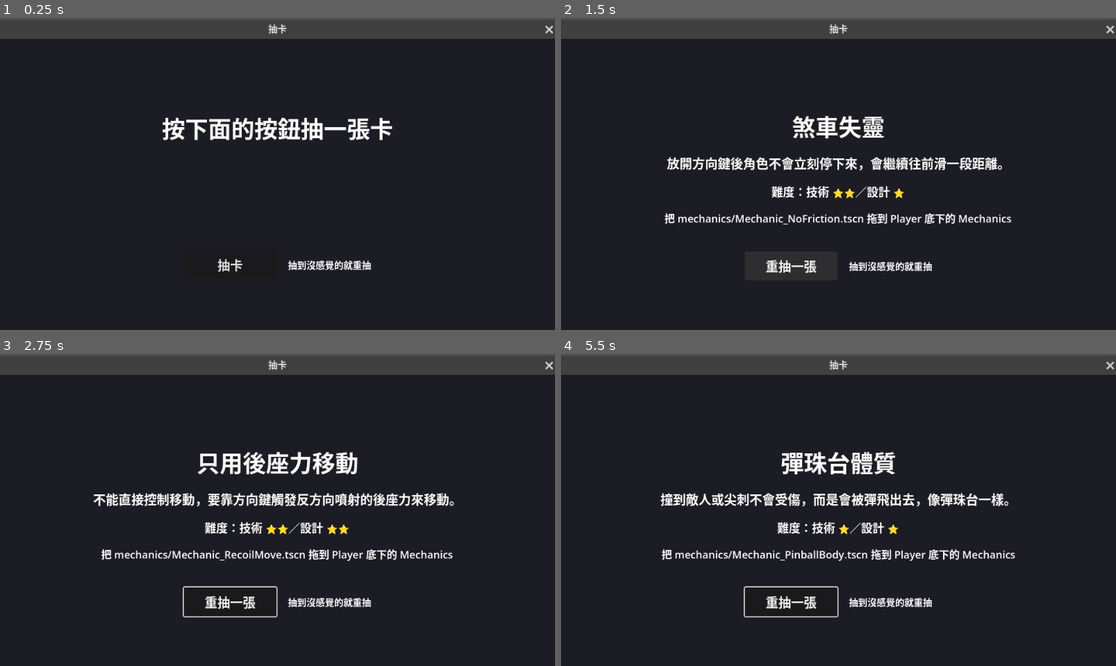
Above: before the commit, frames 1-4 (two rows, left to right).
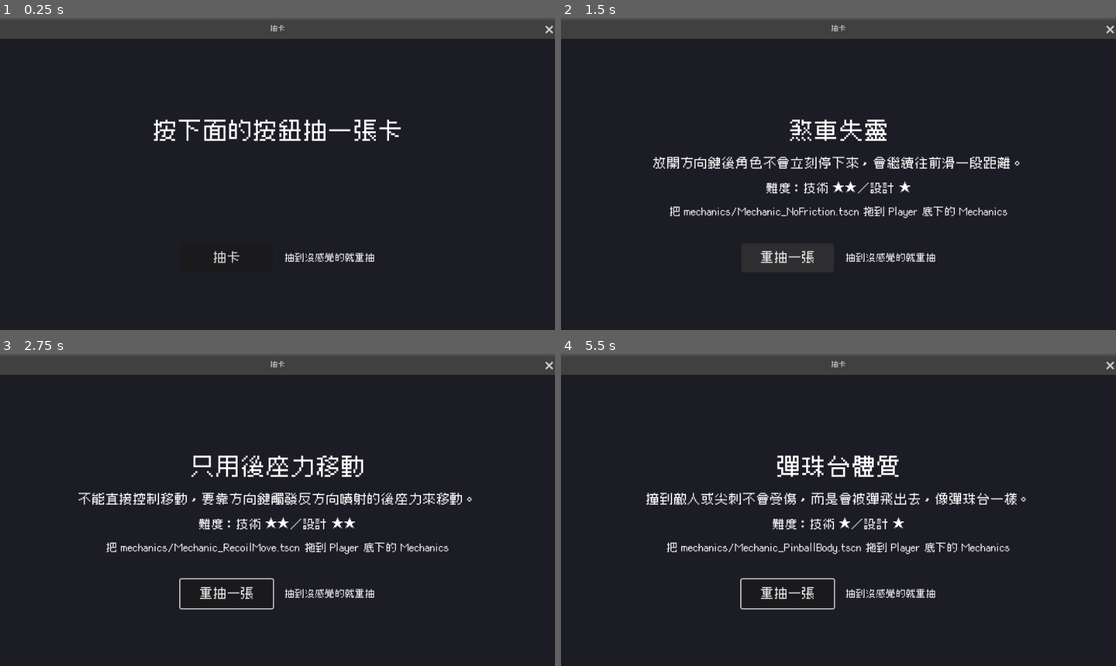
Above: after the commit, the same moments.

Repository: NTUT-NGDC/2D-Platformer-Template
Game: Godot game, scene res://levels/CardDraw.tscn
Same seed, same stepped clock (60 frames per second), same inputs: the game is played once before the commit and once after it. This scene is started directly instead of the project's main scene.
Inputs (mouse positions are in pixels of both pictures, inside the frame that each line leads up to):
- Up to frame 1 (0.25 s): no input
- Up to frame 2 (1.5 s): click "抽卡" at 0.5 s; click "重抽一張" at 1.25 s
- Up to frame 3 (2.75 s): tap Enter at 2 s; move the mouse to (399, 494) at 2.02 s; hold Right (move_right) from 2.03 s (still down); tap F at 2.1 s; click (399, 494) at 2.17 s; tap Space (jump) at 2.27 s
- Up to frame 4 (5.5 s): release Right (move_right) at 2.75 s; tap R (restart) every 0.75 s from 2.75 to 5 s; drag from (727, 525) to (810, 572) at 2.77 s; move the mouse to (894, 441) at 3.52 s; hold Left (move_left) 3.53-4.25 s; tap Tab at 3.6 s; drag from (810, 572) to (672, 463) at 4.27 s; move the mouse to (1005, 556) at 5.02 s; hold Right (move_right) from 5.03 s (still down); tap E at 5.1 s; tap Space (jump) at 5.27 s

The runs differ from the first frame. In frame 1, 2.8% of the frame differs, in the area x 27-73%, y 2-82%; in frame 2, 6.3%; in frame 3, 7.6%, in the area x 14-85%, y 2-85%; in frame 4, 7.0%.

Commit message:
U92 網頁版中文字型 Cubic 11
Co-Authored-By: Claude Opus 5.5 <noreply@anthropic.com>

Diff:
--- /dev/null
+++ b/art/fonts/DefaultTheme.tres
@@ -0,0 +1,7 @@
+[gd_resource type="Theme" load_steps=2 format=3]
+
+[ext_resource type="FontFile" path="res://art/fonts/Cubic_11.woff2" id="1"]
+
+[resource]
+default_font = ExtResource("1")
+default_font_size = 12
--- a/levels/CardDraw.gd
+++ b/levels/CardDraw.gd
@@ -41,9 +41,9 @@
 	]
 	_drag_hint_label.text = "把 mechanics/%s.tscn 拖到 Player 底下的 Mechanics" % card.file_name
 
-# 數字換成星星文字，1～2 顆
+# 數字換成星星文字，1～2 顆；用 ★ 不用 emoji，網頁版沒有 emoji 字型會變方框
 func _stars(n: int) -> String:
-	return "⭐".repeat(n)
+	return "★".repeat(n)
 
 # 還沒抽過卡之前的畫面
 func _show_placeholder() -> void:
--- a/project.godot
+++ b/project.godot
@@ -31,6 +31,11 @@
 window/size/viewport_height=270
 window/stretch/mode="viewport"
 window/stretch/scale_mode="integer"
+
+[gui]
+
+theme/custom="res://art/fonts/DefaultTheme.tres"
+theme/custom_font="res://art/fonts/Cubic_11.woff2"
 
 [input]
 
Binary file added: art/fonts/Cubic_11.woff2
Not shown, added: art/fonts/Cubic_11.woff2.import
Not shown, added: art/fonts/Cubic_11_OFL.txt
Not shown, changed: documents/progress.md
